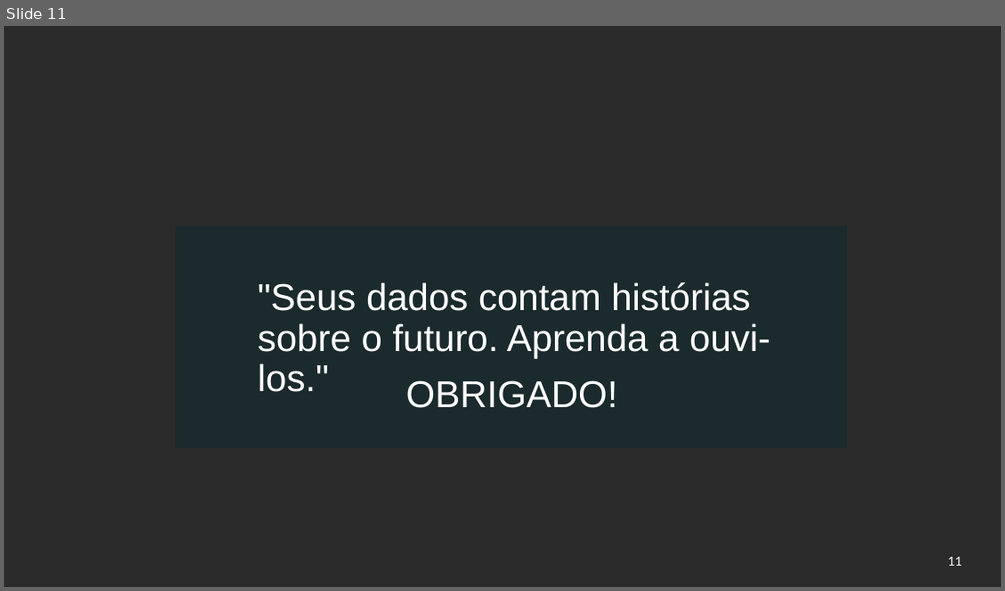
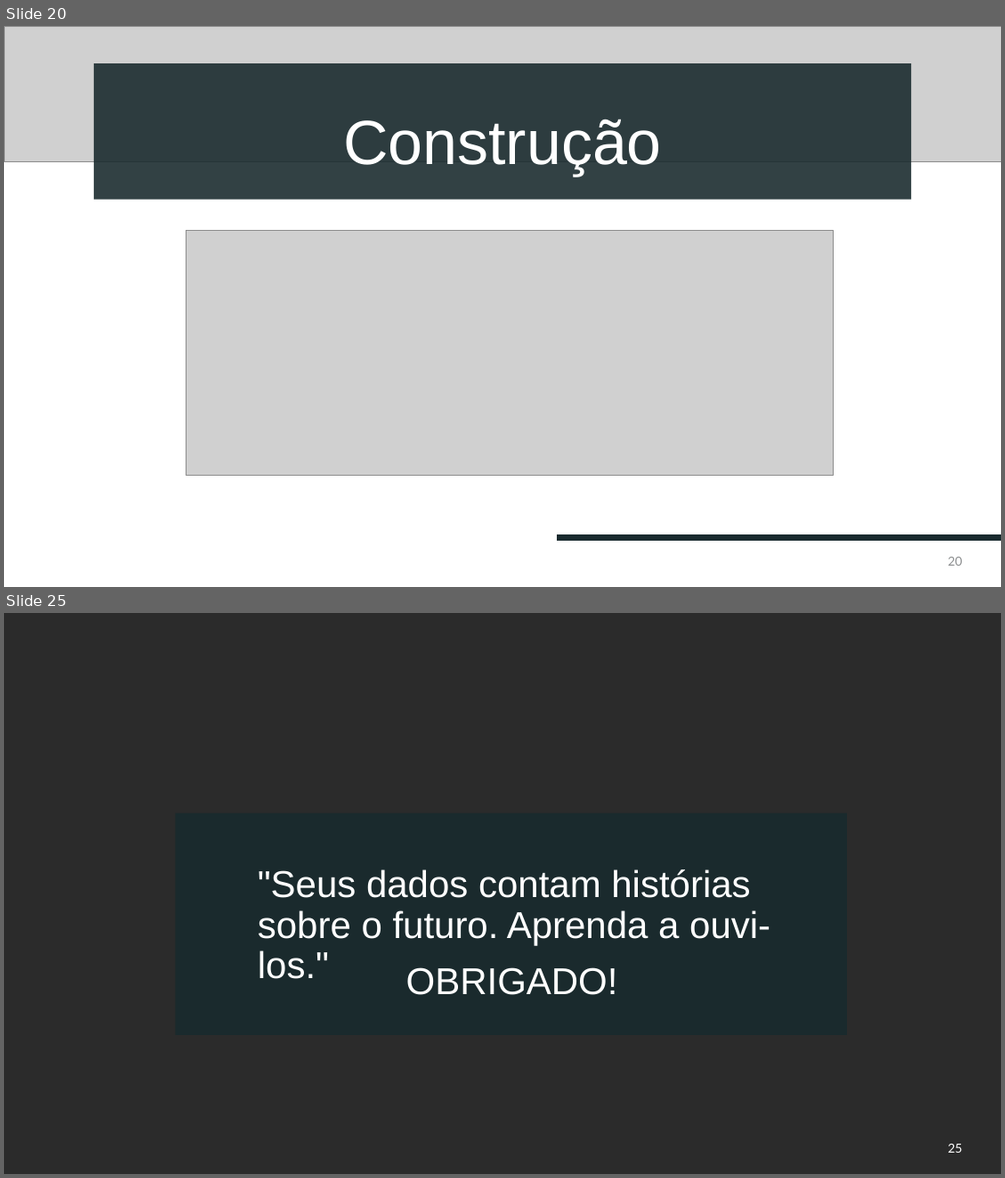
Before and after one commit to devbiadlima/pdd-analytics-etl, a slide deck: apresentacao/Apresentação.pptx. Shown one above the other, each under a label of ours: slide 11 before the commit, slides 20 and 25 after it; the slides between them are not shown. The pictures are 1005x591 and 1005x1178 pixels, drawn with LibreOffice and Linux fonts; fonts in the diff are those of the drawing; grey boxes stand for pictures; background and template pictures are left out; a plain dark background stands for a picture behind light text. Boxes give left, top, right and bottom in pixels: in the first picture for what was removed or moved away, otherwise in the second. Text is boxed around its words. In the diff, an @@ line names an element or a change of style, - is before the commit and + after.

```diff
--- a/apresentacao/Apresentação.pptx
+++ b/apresentacao/Apresentação.pptx
@@ slide 20 added at (x1=4, y1=26, x2=1001, y2=587), background #FFFFFF @@
@@ picture added at (x1=4, y1=26, x2=1001, y2=162) @@
@@ title added at (x1=94, y1=63, x2=911, y2=200), fill #192A2E at 89% opacity, 60 pt, text #FFFFFF @@
+Construção
@@ picture added at (x1=186, y1=230, x2=833, y2=475) @@
@@ line added from (558, 538) to (1001, 538), #192A2E 6 pt @@
@@ page number added at (x1=947, y1=556, x2=962, y2=565), 12 pt, text #8C8E8F @@
+20
@@ what was slide 11 is now slide 25 @@
@@ page number at (x1=947, y1=1143, x2=962, y2=1152): text changed @@
-11
+25
```
Also in this commit, not shown: 2 slides changed, 16 other slides added, 4 slides removed, 1 other file.
